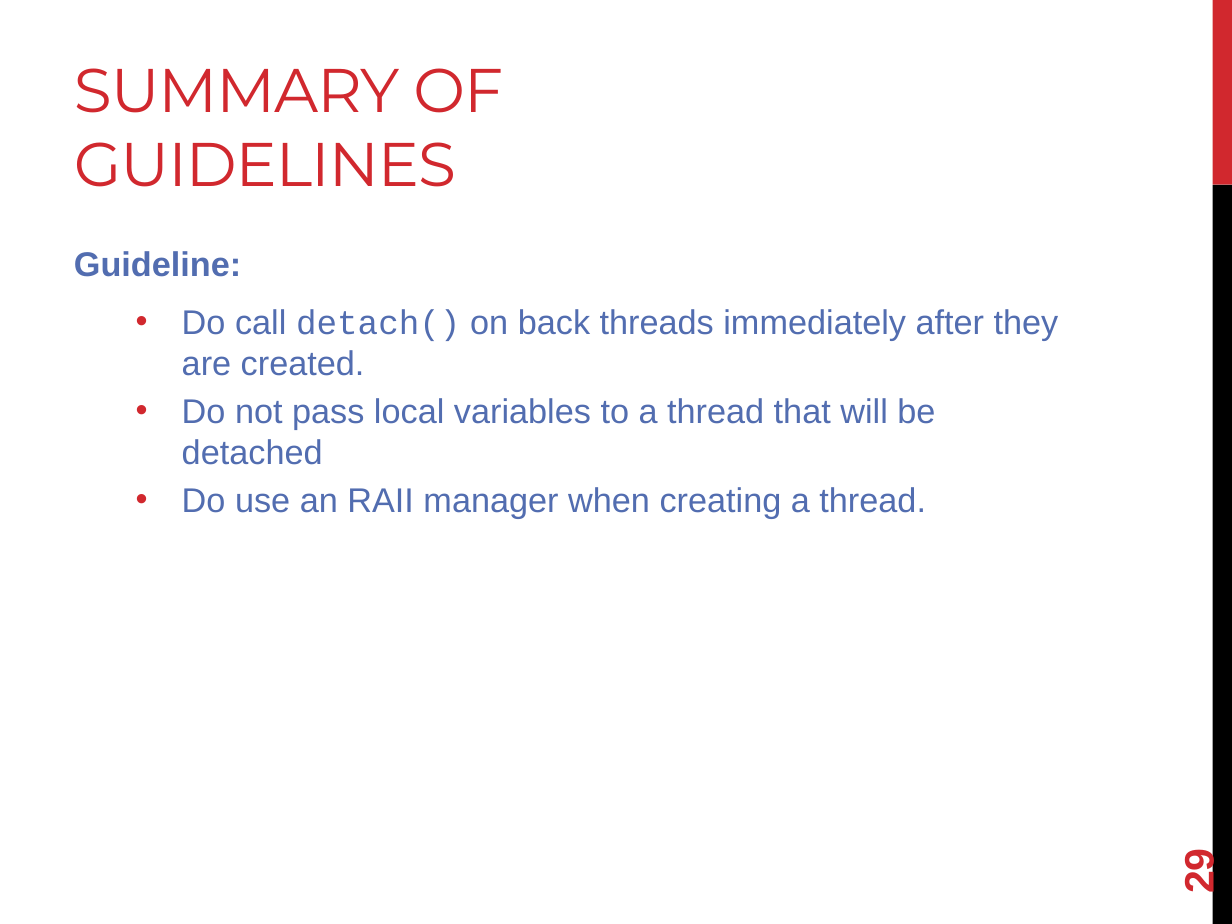
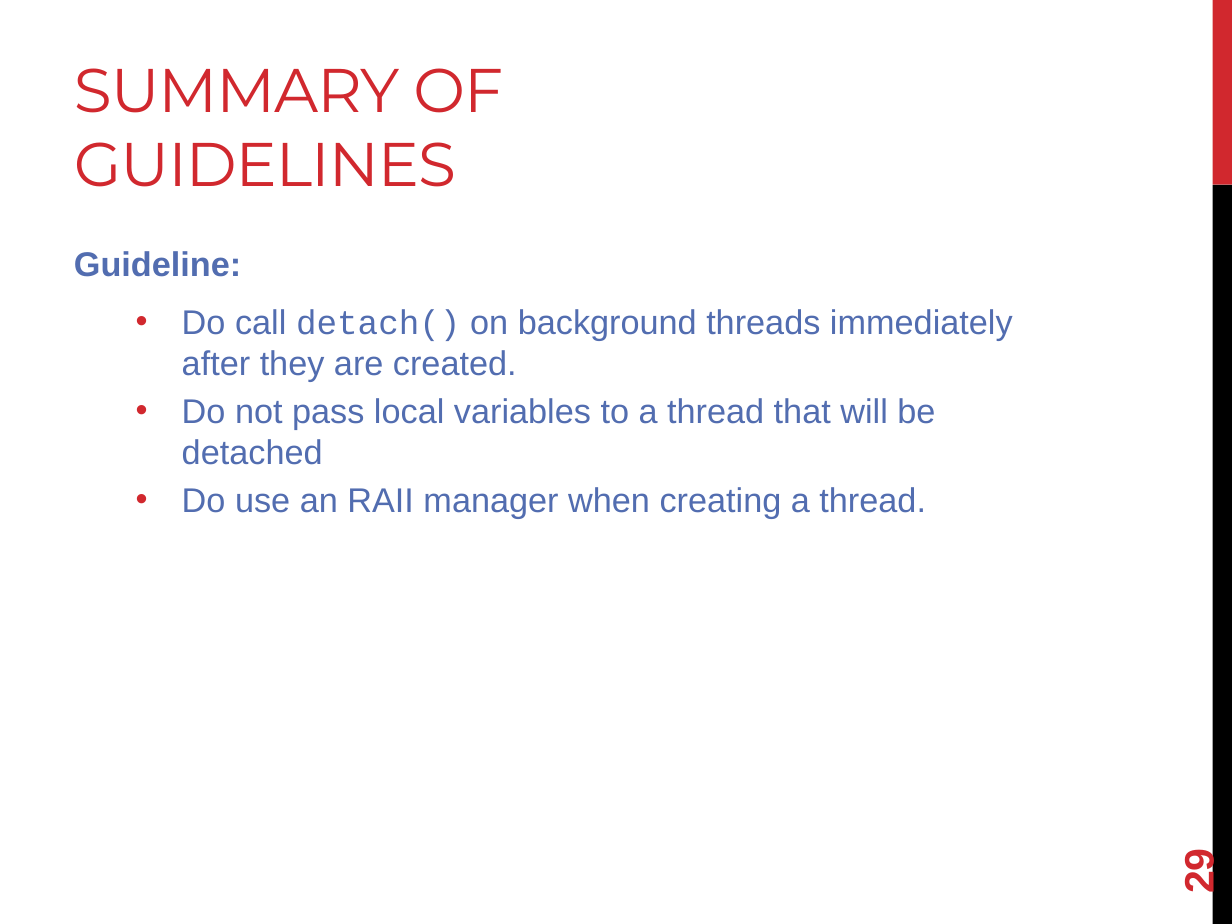
Before and after one commit to joshpeterson/DevelopingConcurrentSoftware, a slide deck: slide 29 of Lectures/Threads/Threads.pptx. Drawn at 1232x924 pixels with LibreOffice and Linux fonts; fonts in the diff are those of the drawing. Boxes give left, top, right and bottom in pixels: in the first picture for what was removed or moved away, otherwise in the second. Text is boxed around its words. In the diff, an @@ line names an element or a change of style, - is before the commit and + after.

```diff
--- a/Lectures/Threads/Threads.pptx
+++ b/Lectures/Threads/Threads.pptx
@@ text at (182, 309, 1013, 382): text changed @@
-  • Do call detach() on back threads immediately after they are created.
+  • Do call detach() on background threads immediately after they are created.
```
Also in this commit, not shown: 12 other slides changed, 12 other files.
